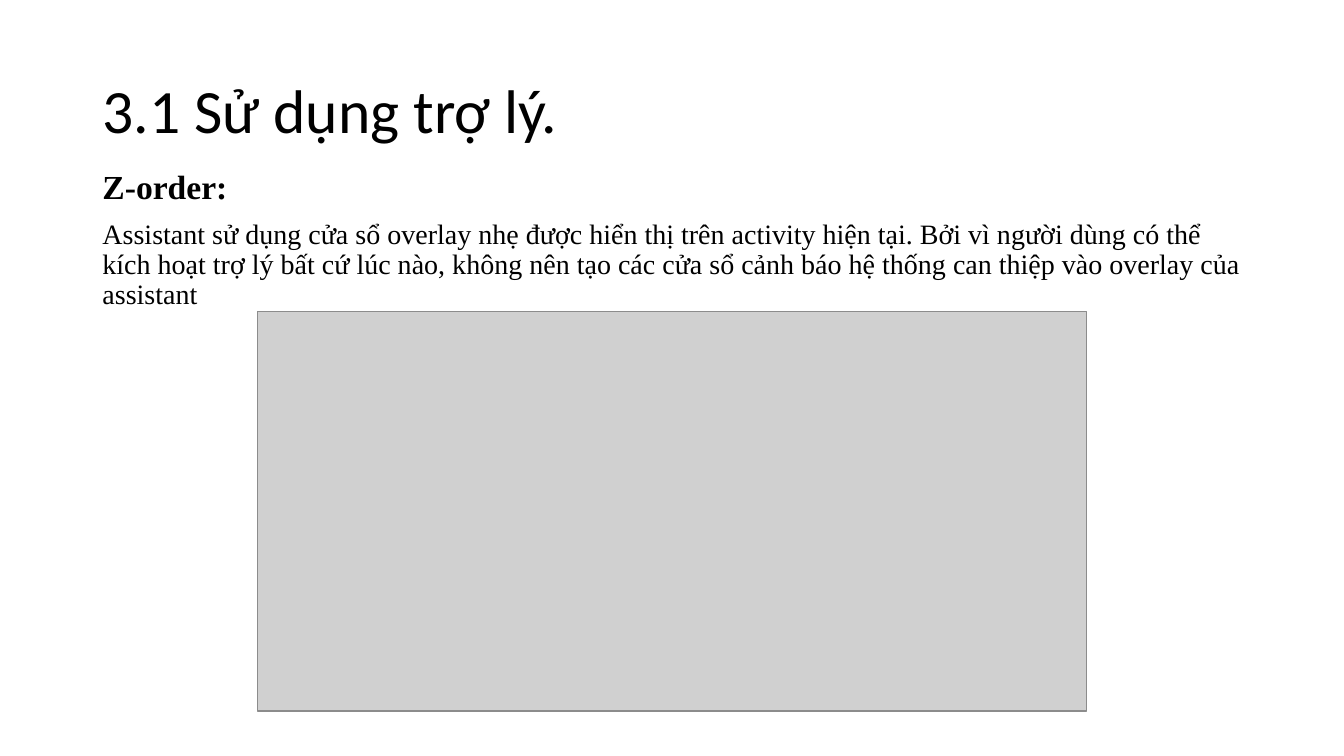
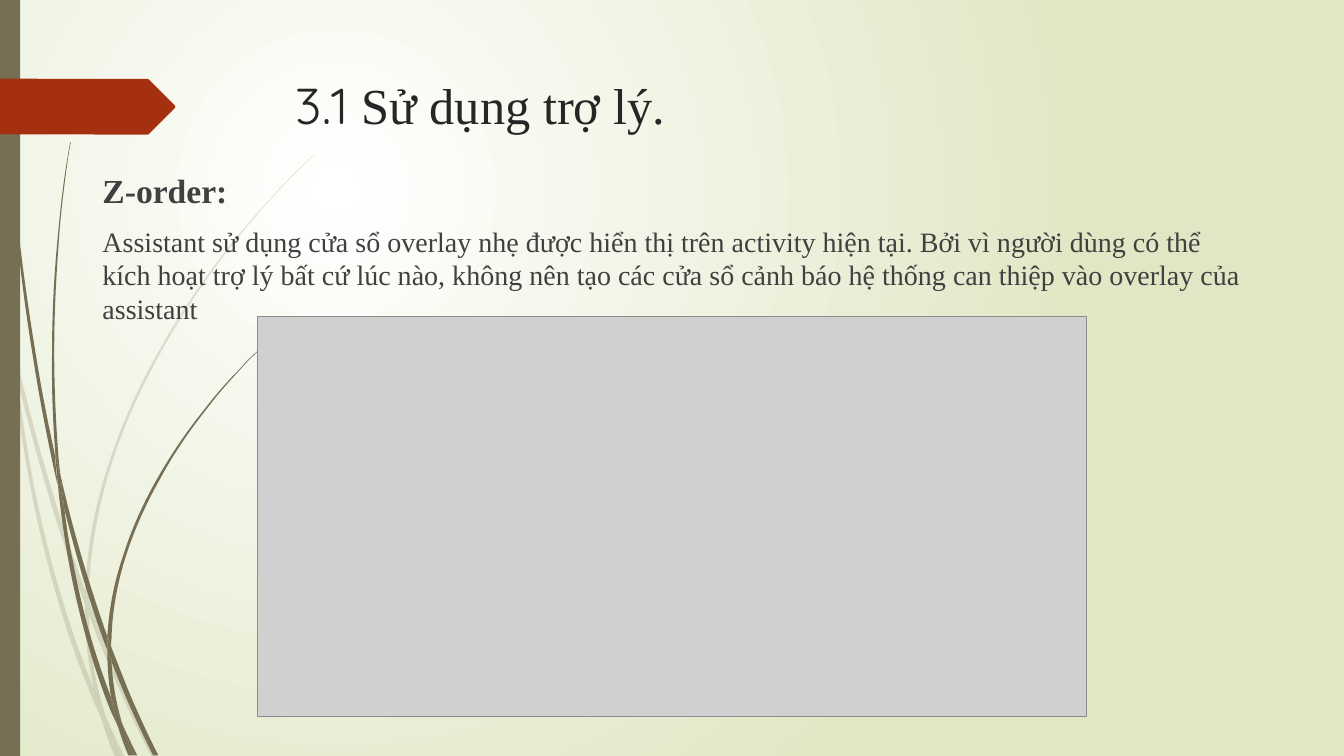
Before and after one commit to trieuduy27051999/Google-play-infor-, a slide deck: slide 80 of 3 muc dau GooglePlay.pptx. Drawn at 1344x756 pixels with LibreOffice and Linux fonts; fonts in the diff are those of the drawing; grey boxes stand for pictures. Boxes give left, top, right and bottom in pixels: in the first picture for what was removed or moved away, otherwise in the second. Text is boxed around its words. In the diff, an @@ line names an element or a change of style, - is before the commit and + after.

Commit message:
Sua font 3 muc dau Google Play

```diff
--- a/3 muc dau GooglePlay.pptx
+++ b/3 muc dau GooglePlay.pptx
@@ background #FFFFFF to gradient #FFFFFF to #DFE8C4 @@
@@ rectangle added at [0, 0, 20, 756], fill #766F54 @@
@@ freeform shape added at [0, 79, 175, 134], fill #A53010 @@
@@ title "3.1 Sử dụng trợ lý.": place and size @@
-title "3.1 Sử dụng trợ lý." at [102, 89, 557, 144]
+title "3.1 Sử dụng trợ lý." at [296, 88, 665, 134]
@@ title "3.1 Sử dụng trợ lý." at [296, 88, 665, 134]: size 44 to 36 pt, text colour #000000 to #262626; font Calibri to Quicksand in "3.1"; font Calibri to Times New Roman in "Sử dụng trợ lý."; line spacing 0.9 to 1; vertical alignment middle to top @@
@@ text "Z-order:" at [102, 179, 1239, 320]: text colour #000000 to #404040; line spacing 0.9 to 1 @@
@@ picture: place and size @@
-picture at [257, 312, 1087, 712]
+picture at [257, 317, 1087, 717]
@@ group added at [0, 154, 315, 756]: 10 freeform shapes @@
@@ group added at [3, 0, 262, 756]: 12 freeform shapes @@
```
Also in this commit, not shown: 79 other slides changed.
